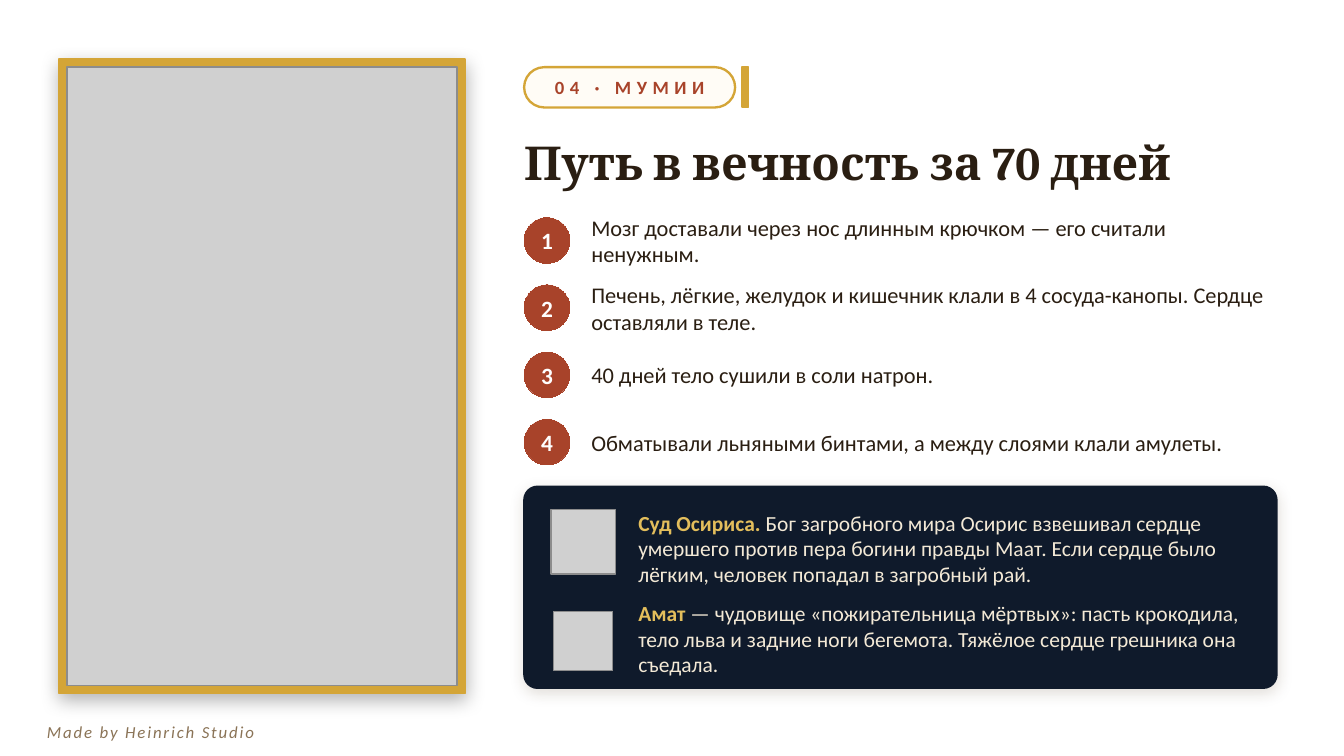
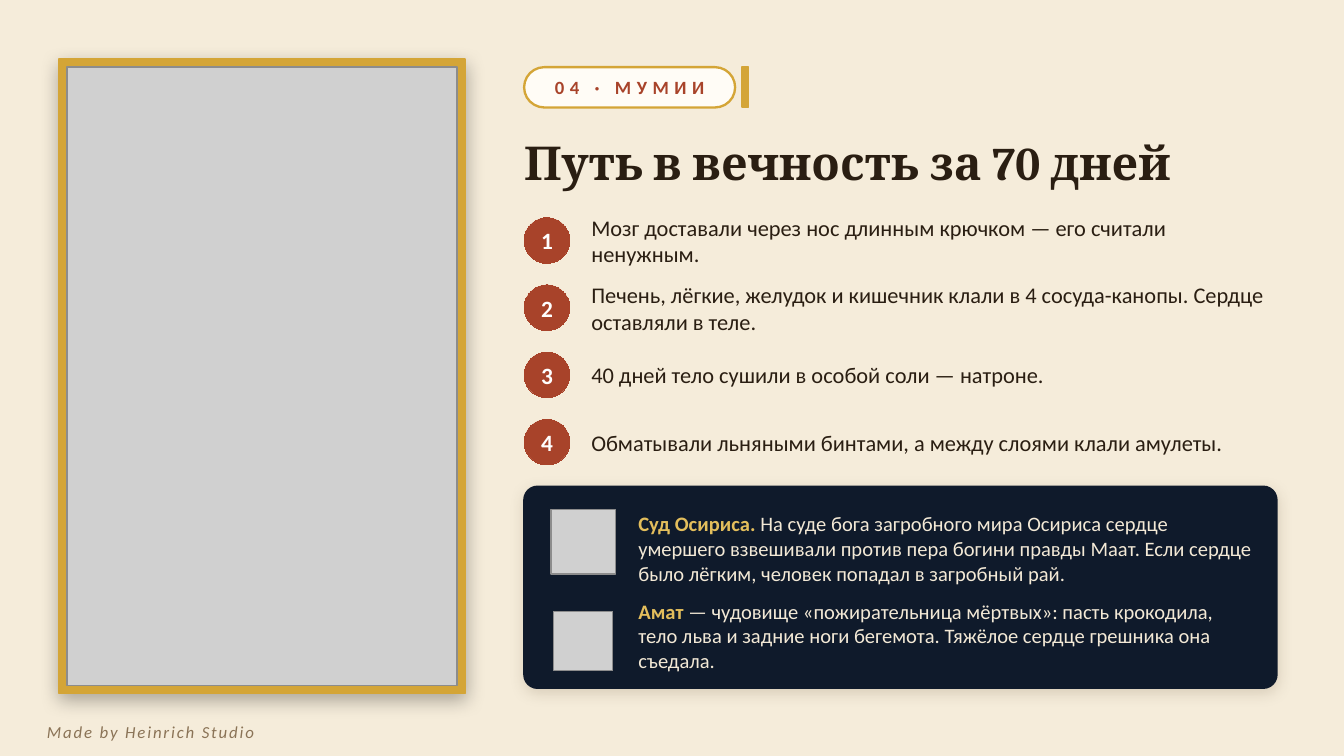
Before and after one commit to sl-himmelreich/heinrich-mario, a slide deck: slide 5 of Древний_Египет.pptx. Drawn at 1344x756 pixels with LibreOffice and Linux fonts; fonts in the diff are those of the drawing; grey boxes stand for pictures; background and template pictures are left out. Boxes give left, top, right and bottom in pixels: in the first picture for what was removed or moved away, otherwise in the second. Text is boxed around its words. In the diff, an @@ line names an element or a change of style, - is before the commit and + after.

```diff
--- a/Древний_Египет.pptx
+++ b/Древний_Египет.pptx
@@ background picture (left out) to #F5ECDA @@
@@ text at (591,368,1044,387): text changed @@
-40 дней тело сушили в соли натрон.
+40 дней тело сушили в особой соли — натроне.
@@ text at (638,517,1251,585): text changed; size 11.5 to 11 pt @@
-Суд Осириса. Бог загробного мира Осирис взвешивал сердце умершего против пера богини правды Маат. Если сердце было лёгким, человек попадал в загробный рай.
+Суд Осириса. На суде бога загробного мира Осириса сердце умершего взвешивали против пера богини правды Маат. Если сердце было лёгким, человек попадал в загробный рай.
@@ text "Амат — чудовище «пожирательница мёртвых»: ..." at (638,605,1213,672): size 11.5 to 11 pt @@
```
Also in this commit, not shown: 9 other slides changed, 1 other file.
